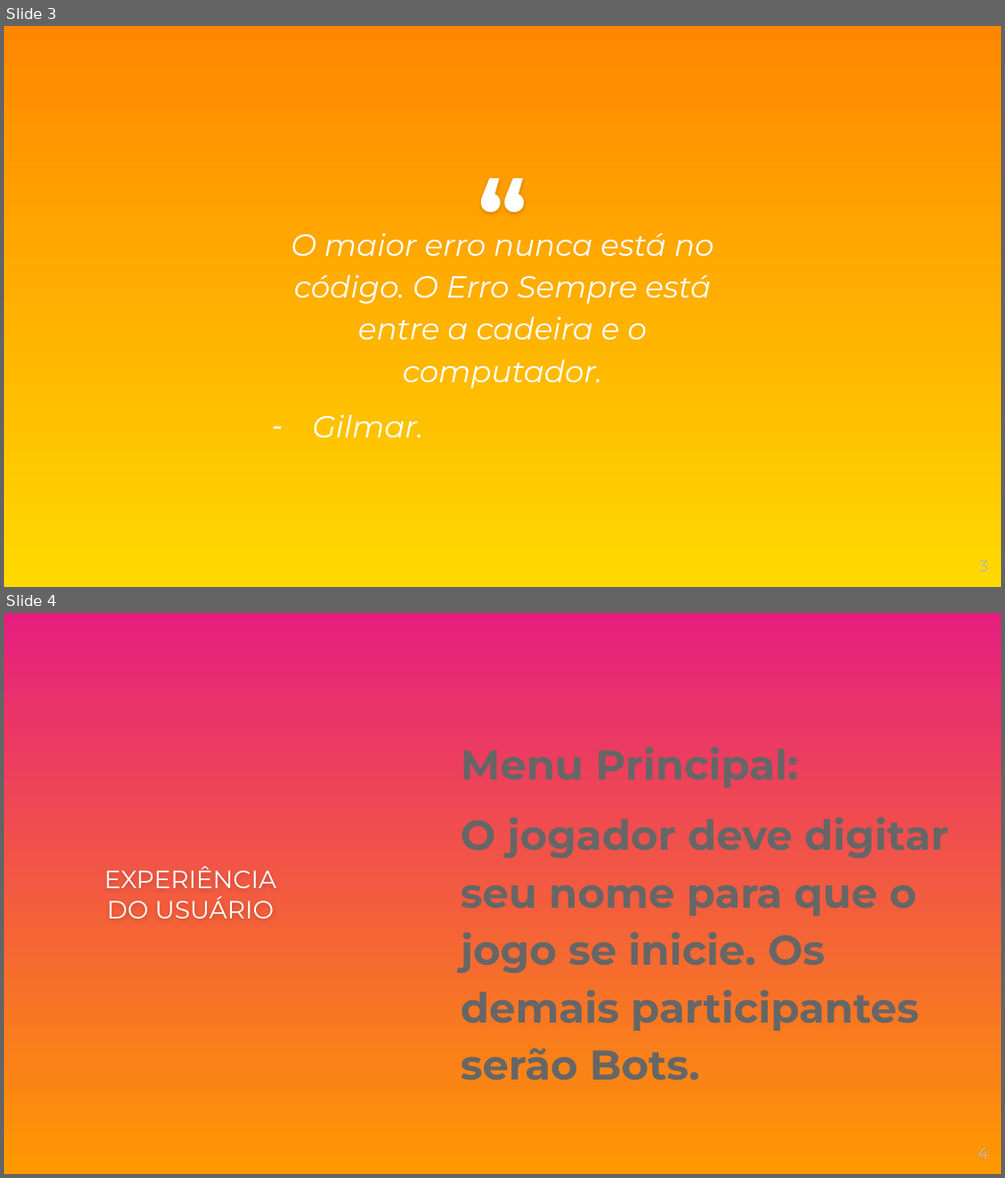
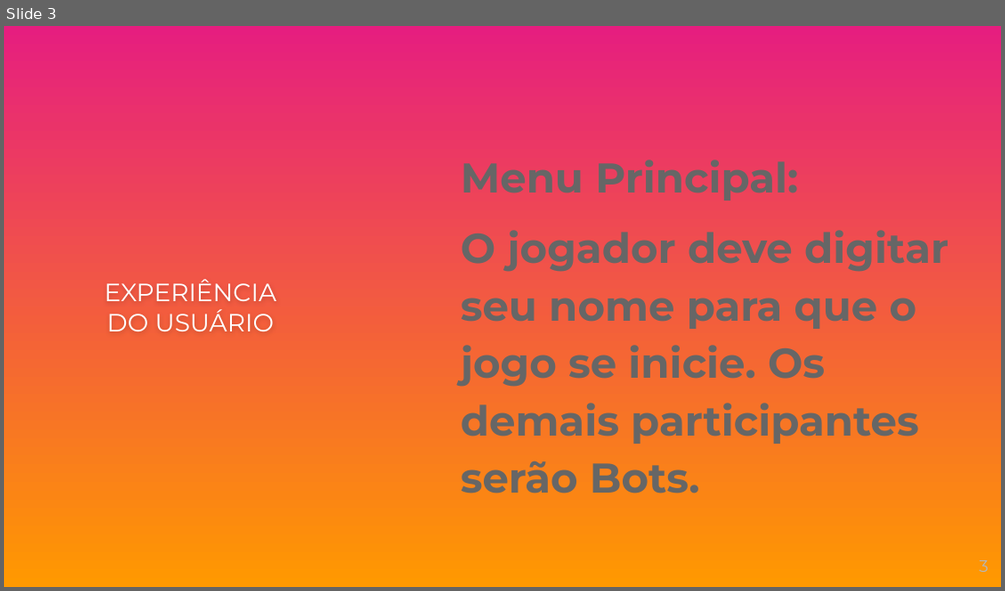
Before and after one commit to pds2/20191-team-18, a slide deck: documentation/Slide - Truco.pptx. Shown one above the other, each under a label of ours: slides 3 and 4 before the commit, slide 3 after it. The pictures are 1005x1178 and 1005x591 pixels, drawn with LibreOffice and Linux fonts; fonts in the diff are those of the drawing; background and template pictures are left out. Boxes give left, top, right and bottom in pixels: in the first picture for what was removed or moved away, otherwise in the second. Text is boxed around its words. In the diff, an @@ line names an element or a change of style, - is before the commit and + after.

```diff
--- a/documentation/Slide - Truco.pptx
+++ b/documentation/Slide - Truco.pptx
@@ slide 3 removed at [4, 26, 1001, 587], background picture (left out) @@
@@ text removed at [396, 152, 609, 224] @@
-“
@@ text removed at [291, 232, 714, 438] @@
-O maior erro nunca está no código. O Erro Sempre está entre a cadeira e o computador.
-– Gilmar.
@@ page number removed at [979, 560, 988, 572] @@
-3
@@ what was slide 4 is now slide 3 @@
@@ page number at [979, 560, 988, 572]: text changed @@
-4
+3
```
Also in this commit, not shown: 3 slides changed, 2 slides added, 1 other slide removed, 3 other files.
